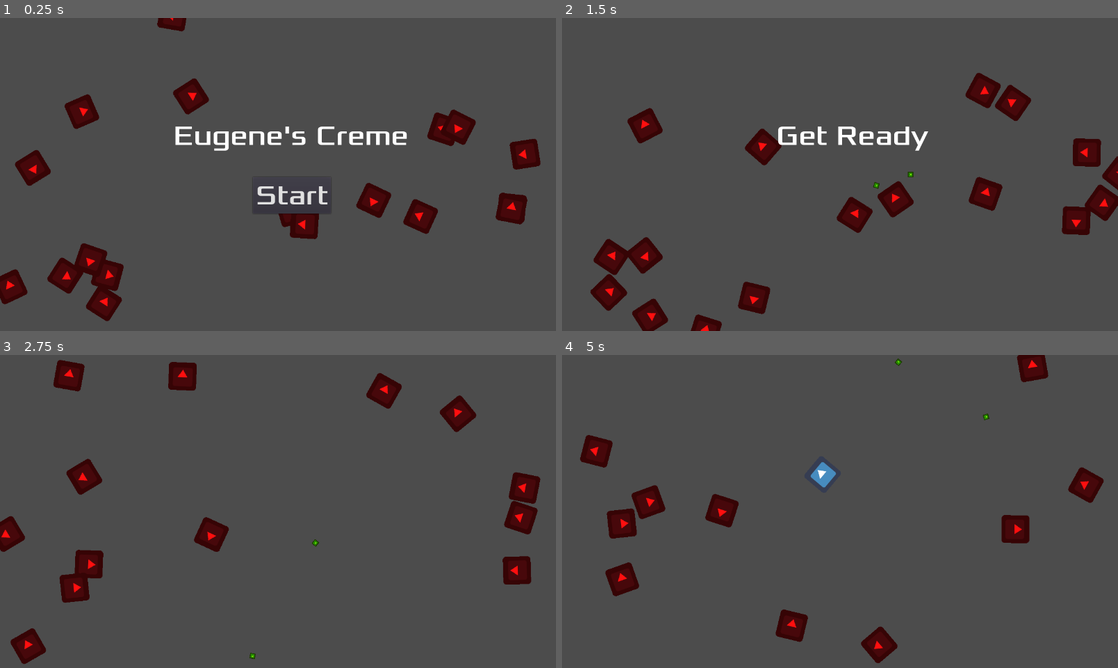
Above: before the commit, frames 1-4 (two rows, left to right).
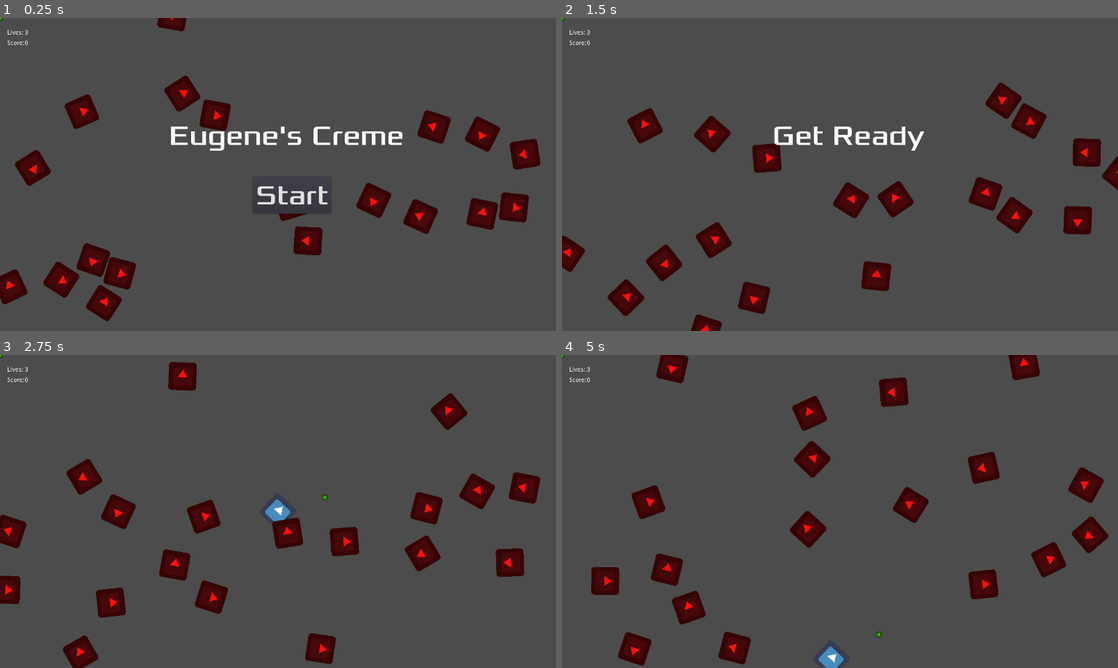
Above: after the commit, the same moments.

Repository: eugene-nguyen/NotAsteroids
Game: Godot game, scene res://World.tscn
Two runs of this game, one before a commit and one after it. Both use one fixed random seed, a clock stepped at 60 frames per second and the inputs below. The engine's default icon, where the game draws it, is replaced by a stand-in: a white triangle on a blue panel in a dark square.
Inputs:
- Up to frame 1 (0.25 s): no input
- Up to frame 2 (1.5 s): click "Start" at 0.5 s; tap Enter (ui_accept) at 1.25, 1.35 s; hold Right (ui_right) from 1.28 s (still down)
- Up to frame 3 (2.75 s): tap Enter (ui_accept) at 1.52, 1.82, 2.1, 2.27, 2.57 s; release Right (ui_right) at 2.03 s; hold Left (ui_left) from 2.03 s (still down)
- Up to frame 4 (5 s): release Left (ui_left) at 2.78 s; hold Right (ui_right) 2.78-3.53 s; tap Enter (ui_accept) at 2.85, 3.6, 3.77, 4.07, 4.35, 4.52, 4.82 s; hold Up (ui_up) 3.53-4.28 s; hold Left (ui_left) from 4.28 s (still down)

The runs differ from the first frame. In frame 1, 5.0% of the frame differs, in the area x 0-96%, y 0-90%; in frame 2, 7.9%; in frame 3, 9.9%; in frame 4, 10%, in the area x 0-99%, y 0-100%.
Error before the commit: Invalid operands 'Nil' and 'float' in operator '*'. (res://Enemy.gd:27)

Commit message:
restored enemy bouncing, added a score/life UI element, and lives
score doesn't work because there's no way right now for the game to detect if an enemy dies so if someone can figure that out ;) ;)

Diff:
--- a/Enemy.gd
+++ b/Enemy.gd
@@ -6,6 +6,8 @@
 
 var screen_size
 var screen_buffer = 8
+
+signal enemy_got_hit
 
 func start(pos, dir, mov, tur):
 	rotation = dir
@@ -33,16 +35,5 @@
 	#velocity = velocity.bounce()
 
 func _on_BulletDetector_area_entered(area):
+	emit_signal("enemy_got_hit")
 	queue_free()
-
-
-
-
-
-func _on_Player_area_entered(area):
-	queue_free()
-
-
-
-func _on_Player_hit():
-	$UI.show_game_over()
--- a/Enemy.tscn
+++ b/Enemy.tscn
@@ -3,16 +3,17 @@
 [ext_resource path="res://icon.png" type="Texture" id=1]
 [ext_resource path="res://Enemy.gd" type="Script" id=2]
 
-[sub_resource type="CapsuleShape2D" id=3]
-radius = 32.2731
-height = 0.359077
+[sub_resource type="RectangleShape2D" id=3]
+extents = Vector2( 32.2003, 31.8424 )
 
 [sub_resource type="RectangleShape2D" id=2]
 extents = Vector2( 31.9742, 32.0683 )
 
-[node name="Enemy" type="KinematicBody2D"]
-collision_layer = 3
-collision_mask = 0
+[node name="Enemy" type="KinematicBody2D" groups=[
+"ENEMIES",
+]]
+collision_layer = 2
+collision_mask = 2
 script = ExtResource( 2 )
 
 [node name="Sprite" type="Sprite" parent="."]
@@ -20,14 +21,13 @@
 texture = ExtResource( 1 )
 
 [node name="CollisionShape2D" type="CollisionShape2D" parent="."]
-position = Vector2( -0.440712, -0.661098 )
 shape = SubResource( 3 )
 
-[node name="BulletDetector" type="Area2D" parent="."]
+[node name="DamageDetector" type="Area2D" parent="."]
 collision_layer = 2
 collision_mask = 4
 
-[node name="CollisionShape2D" type="CollisionShape2D" parent="BulletDetector"]
+[node name="CollisionShape2D" type="CollisionShape2D" parent="DamageDetector"]
 visible = false
 shape = SubResource( 2 )
-[connection signal="area_entered" from="BulletDetector" to="." method="_on_BulletDetector_area_entered"]
+[connection signal="area_entered" from="DamageDetector" to="." method="_on_BulletDetector_area_entered"]
--- a/Player.gd
+++ b/Player.gd
@@ -11,6 +11,7 @@
 var screen_size
 var screen_buffer = 8
 
+var alive = false # can shoot
 var in_play = true # If this becomes false (when game over occurs), then the player doesn't respawn, obviously.)
 var respawn_time = 3
 var respawn_timer
@@ -21,26 +22,36 @@
 var Bullet = preload("res://Bullet.tscn")
 
 func get_input(delta, move_direction):
-	if Input.is_action_pressed("ui_left"):
-		rotation_degrees -= turn_speed * delta
-	elif Input.is_action_pressed("ui_right"):
-		rotation_degrees += turn_speed * delta
+	if alive:
+		if Input.is_action_pressed("ui_left"):
+			rotation_degrees -= turn_speed * delta
+		elif Input.is_action_pressed("ui_right"):
+			rotation_degrees += turn_speed * delta
 
-	if Input.is_action_pressed("ui_up"):
-		motion = motion.linear_interpolate(move_direction, acceleration)
-	else:
-		motion = motion.linear_interpolate(Vector2(0, 0), deceleration)
+		if Input.is_action_pressed("ui_up"):
+			motion = motion.linear_interpolate(move_direction, acceleration)
+		else:
+			motion = motion.linear_interpolate(Vector2(0, 0), deceleration)
 
-	if Input.is_action_just_pressed("ui_accept"):
-		shoot(move_direction)
+		if Input.is_action_just_pressed("ui_accept"):
+			shoot(move_direction)
 
 func shoot(move_direction):
 	var b = Bullet.instance()
 	b.start(position, rotation)
 	get_parent().add_child(b)
 
+func start(pos):
+	position = pos
+	invuln_timer = get_node("InvulnTimer")
+	invuln_timer.set_wait_time(respawn_time)
+	invuln_timer.start()
+	show()
+	alive = true
+
 func _ready():
 	screen_size = get_viewport_rect().size
+	$DamageDetector/CollisionShape2D.set_deferred("disabled", true)
 	hide()
 
 func _process(delta):
@@ -51,27 +62,17 @@
 	position.x = wrapf(position.x, -screen_buffer, screen_size.x + screen_buffer)
 	position.y = wrapf(position.y, -screen_buffer, screen_size.y + screen_buffer)
 
-
-
-
 func _on_Player_body_entered(body):
 	hide()
-	emit_signal("hit")
+	emit_signal("player_got_hit")
 	$DamageDetector/CollisionShape2D.set_deferred("disabled", true)
-
-func start(pos):
-	position = pos
-	show()
-	$DamageDetector/CollisionShape2D.disabled=false
-
-
-func _on_Player_area_entered(area):
-	pass
+	alive = false
 
 func _on_DamageDetector_area_entered(area):
 	emit_signal("player_got_hit")
+	hide()
 	$DamageDetector/CollisionShape2D.set_deferred("disabled", true)
-	hide()
+	alive = false
 	if (in_play):
 		respawn_timer = get_node("RespawnTimer")
 		respawn_timer.set_wait_time(respawn_time)
@@ -90,8 +91,16 @@
 	invuln_timer = get_node("InvulnTimer")
 	invuln_timer.set_wait_time(respawn_time)
 	invuln_timer.start()
+	alive = true
 
 
 func _on_InvulnTimer_timeout():
 	$DamageDetector/CollisionShape2D.disabled = false
 	print("Player is no longer invulnerable!")
+	invuln_timer.stop()
+
+func _on_zaWordo_game_over():
+	$DamageDetector/CollisionShape2D.set_deferred("disabled", true)
+	hide()
+	alive = false
+	in_play = false
--- a/UI.gd
+++ b/UI.gd
@@ -2,17 +2,23 @@
 
 signal start_game
 
+func life_count(lives):
+	$LifeLabel.text = str(lives)
+	$LifeLabel.show()
+
+func score_count(score):
+	$ScoreLabel.text = str(score)
+	$ScoreValue.show()
 
 func show_message(text):
 	$MessageLabel.text = text
 	$MessageLabel.show()
 	$MessageTimer.start()
 
-
-
 #function that shows the game over screen
 #when you are dead
 func show_game_over():
+	emit_signal("game_over")
 	show_message("Game Over")
 	yield($MessageTimer, "timeout")
 
@@ -22,14 +28,6 @@
 	yield(get_tree().create_timer(1),"timeout")
 
 	$StartButton.show()
-
-
-
-
-# Declare member variables here. Examples:
-# var a = 2
-# var b = "text"
-
 
 # Called when the node enters the scene tree for the first time.
 func _ready():
--- a/UI.tscn
+++ b/UI.tscn
@@ -19,10 +19,10 @@
 anchor_top = 0.5
 anchor_right = 0.5
 anchor_bottom = 0.5
-margin_left = -240.868
-margin_top = -127.753
-margin_right = 300.132
-margin_bottom = -49.7532
+margin_left = -272.52
+margin_top = -168.369
+margin_right = 313.48
+margin_bottom = -9.36856
 custom_fonts/font = SubResource( 1 )
 text = "Eugene's Creme"
 align = 1
@@ -46,5 +46,45 @@
 [node name="MessageTimer" type="Timer" parent="."]
 wait_time = 2.0
 one_shot = true
+
+[node name="LifeText" type="Label" parent="."]
+margin_left = 17.0
+margin_top = 27.0
+margin_right = 58.0
+margin_bottom = 42.0
+text = "Lives: "
+__meta__ = {
+"_edit_use_anchors_": false
+}
+
+[node name="LifeLabel" type="Label" parent="."]
+margin_left = 57.1849
+margin_top = 26.8951
+margin_right = 112.185
+margin_bottom = 65.8951
+text = "3"
+__meta__ = {
+"_edit_use_anchors_": false
+}
+
+[node name="ScoreText" type="Label" parent="."]
+margin_left = 17.0
+margin_top = 51.0
+margin_right = 58.0
+margin_bottom = 66.0
+text = "Score:"
+__meta__ = {
+"_edit_use_anchors_": false
+}
+
+[node name="ScoreValue" type="Label" parent="."]
+margin_left = 57.1849
+margin_top = 50.8951
+margin_right = 112.185
+margin_bottom = 89.8951
+text = "0"
+__meta__ = {
+"_edit_use_anchors_": false
+}
 [connection signal="pressed" from="StartButton" to="." method="_on_StartButton_pressed"]
 [connection signal="timeout" from="MessageTimer" to="." method="_on_MessageTimer_timeout"]
--- a/World.gd
+++ b/World.gd
@@ -1,20 +1,25 @@
 extends Node
 
+
+
+# Player variables.
+var lives = 3
+var score = 0
+
+# Enemy variables.
 var Enemy = preload("res://Enemy.tscn")
+var rng = RandomNumberGenerator.new()
+var remaining_enemies
+var max_enemies_in_round
 
-# Declare member variables here. Examples:
-# var a = 2
-# var b = "text"
+# Signals.
+signal game_over
 
-var rng = RandomNumberGenerator.new()
-var enemyCount
-
-# Called when the node enters the scene tree for the first time.
-func _ready():
-	rng.randomize()
-	enemyCount = rng.randi_range(15, 20)
+func spawn_enemies(min_enemies, max_enemies):
+	max_enemies_in_round = rng.randi_range(min_enemies, max_enemies)
+	remaining_enemies = max_enemies_in_round
 	var i = 0
-	while i < enemyCount:
+	while i < max_enemies_in_round:
 		var enemy_x_position = rng.randi_range(0, 3000)
 		var enemy_y_position = rng.randi_range(0, 3000)
 		var enemy_turn_speed = rng.randi_range(-100, 100)
@@ -26,32 +31,33 @@
 		add_child(e)
 		i = i + 1
 
+func round_start():
+	$Player.start($StartPosition.position)
 
+# Called when the node enters the scene tree for the first time.
+func _ready():
+	rng.randomize()
+	spawn_enemies(15, 20)
 
 # Called every frame. 'delta' is the elapsed time since the previous frame.
 func _process(delta):
-	pass
-
-
-
-
-
+	if (lives == 0):
+		emit_signal("game_over")
+		$UI.show_game_over()
+	if (remaining_enemies == 0):
+		round_start()
 
 func _on_StartTimer_timeout():
-	#increase the score if going by timer..
-	pass
-
-
+	round_start()
 
 func _on_UI_start_game():
 	$Player._ready()
-	$Player.start($StartPosition.position)
 	$StartTimer.start()
 	$UI.show_message("Get Ready")
 
+func _on_Player_player_got_hit():
+	lives -= 1
+	$UI.life_count(lives)
 
-
-
-
-func _on_Player_hit():
-	$UI.show_game_over()
+func _on_Enemy_enemy_got_hit():
+	print("enemy got hit")
--- a/World.tscn
+++ b/World.tscn
@@ -1,10 +1,9 @@
-[gd_scene load_steps=8 format=2]
+[gd_scene load_steps=7 format=2]
 
 [ext_resource path="res://icon.png" type="Texture" id=1]
 [ext_resource path="res://Player.gd" type="Script" id=2]
 [ext_resource path="res://World.gd" type="Script" id=3]
 [ext_resource path="res://Bullet.tscn" type="PackedScene" id=4]
-[ext_resource path="res://Enemy.tscn" type="PackedScene" id=5]
 [ext_resource path="res://UI.tscn" type="PackedScene" id=6]
 
 [sub_resource type="RectangleShape2D" id=1]
@@ -12,8 +11,6 @@
 
 [node name="zaWordo" type="Node"]
 script = ExtResource( 3 )
-
-[node name="Enemy" parent="." instance=ExtResource( 5 )]
 
 [node name="Bullet" parent="." instance=ExtResource( 4 )]
 
@@ -48,7 +45,9 @@
 one_shot = true
 
 [node name="UI" parent="." instance=ExtResource( 6 )]
+[connection signal="game_over" from="." to="Player" method="_on_zaWordo_game_over"]
 [connection signal="hit" from="Player" to="." method="_on_Player_hit"]
+[connection signal="player_got_hit" from="Player" to="." method="_on_Player_player_got_hit"]
 [connection signal="area_entered" from="Player/DamageDetector" to="Player" method="_on_DamageDetector_area_entered"]
 [connection signal="timeout" from="Player/RespawnTimer" to="Player" method="_on_RespawnTimer_timeout"]
 [connection signal="timeout" from="Player/InvulnTimer" to="Player" method="_on_InvulnTimer_timeout"]
